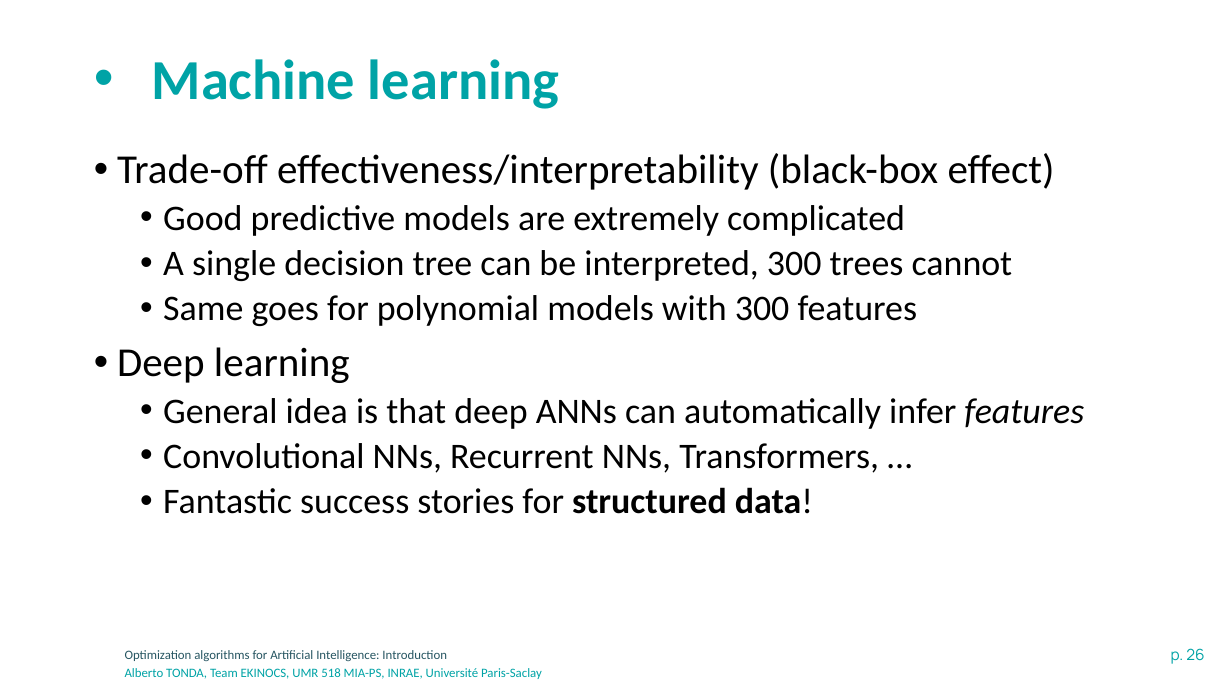
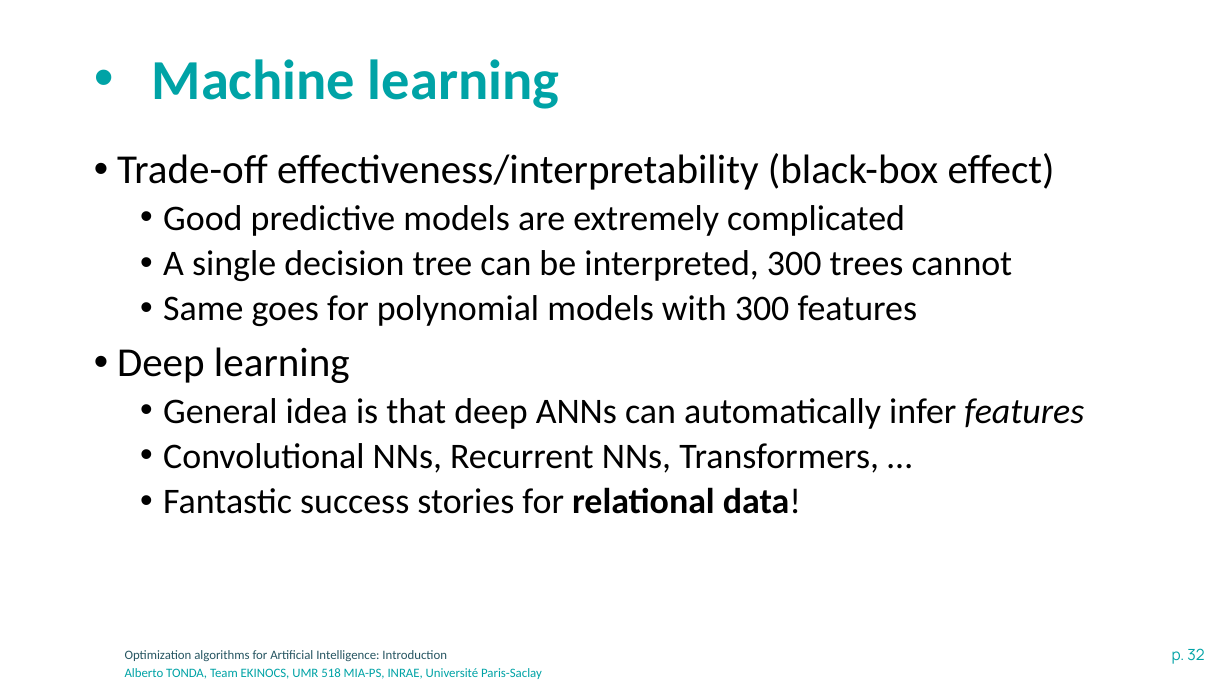
Before and after one commit to albertotonda/teaching, a slide deck: slide 32 of optimization-methods-for-artificial-intelligence/introduction.pptx (slide 26 before the commit). Drawn at 1232x693 pixels with LibreOffice and Linux fonts; fonts in the diff are those of the drawing; background and template pictures are left out. Boxes give left, top, right and bottom in pixels: in the first picture for what was removed or moved away, otherwise in the second. Text is boxed around its words. In the diff, an @@ line names an element or a change of style, - is before the commit and + after.

```diff
--- a/optimization-methods-for-artificial-intelligence/introduction.pptx
+++ b/optimization-methods-for-artificial-intelligence/introduction.pptx
@@ text at [163,487,801,514]: text changed @@
-  • Fantastic success stories for structured data!
+  • Fantastic success stories for relational data!
@@ page number at [1172,648,1204,664]: text changed @@
-p. 26
+p. 32
```
Also in this commit, not shown: 5 other slides changed, 6 slides added, 9 other files.
